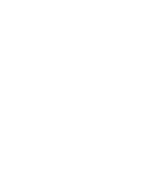
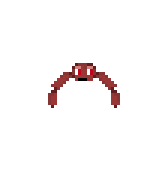
Layered file, before and after one edit (165×171). Changes by layer:
showed "Foward Idle" over [48, 63, 120, 108]
